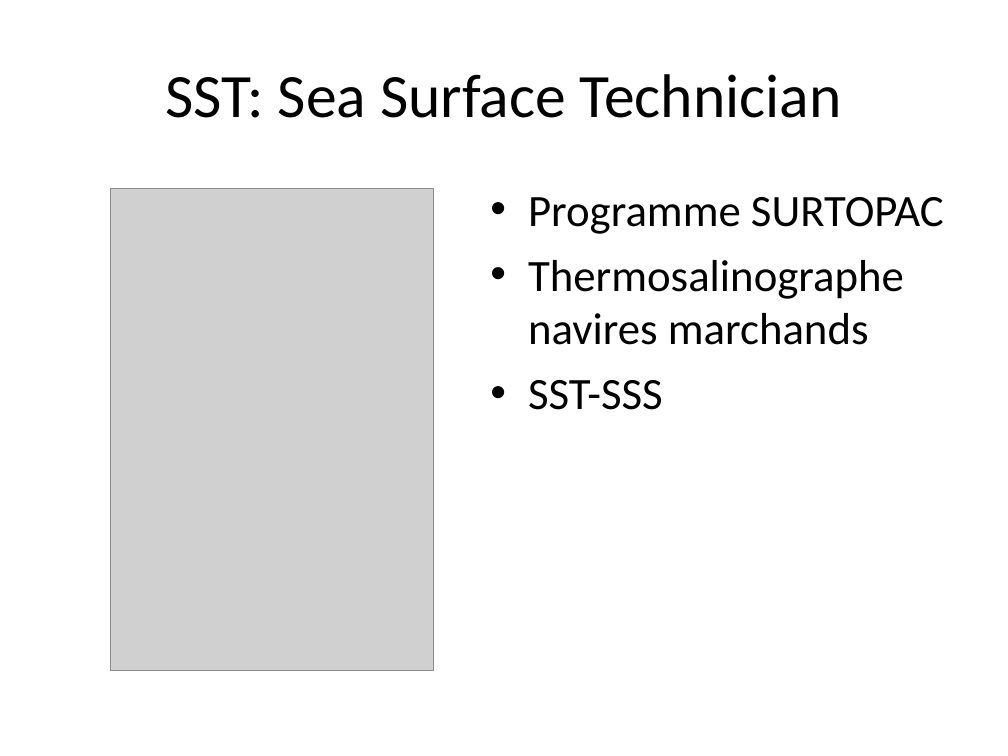
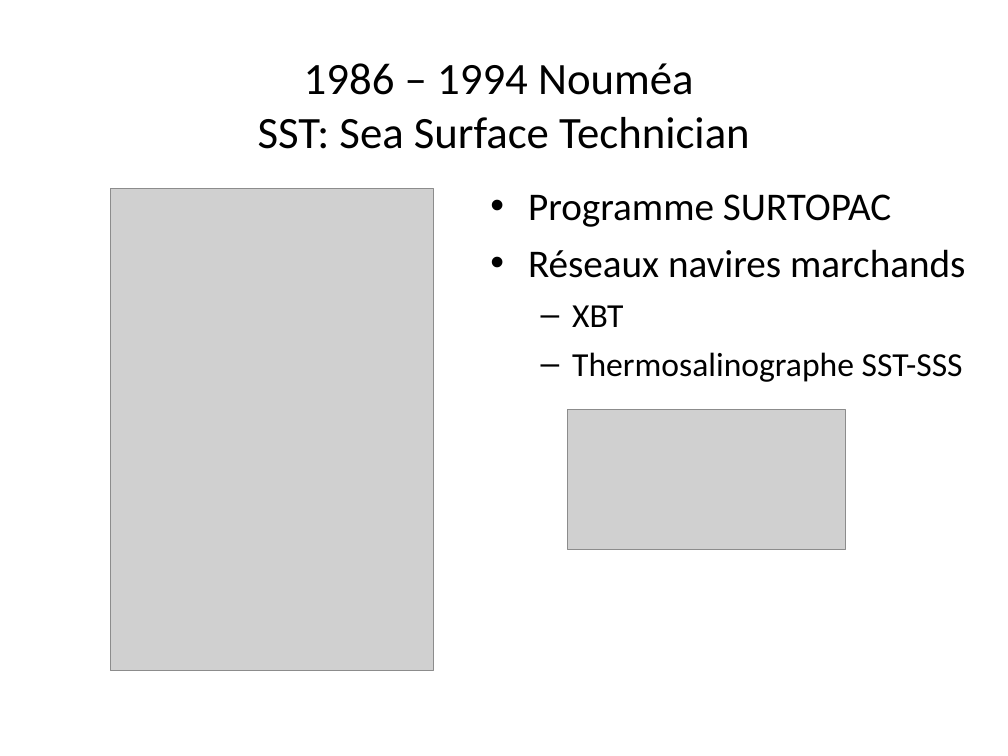
Before and after one commit to jgrelet/course-object-programing-with-Matlab, a slide deck: slide 3 of Introduction à la programmation objet avec Matlab.ppt. Drawn at 1008x756 pixels with LibreOffice and Linux fonts; fonts in the diff are those of the drawing; grey boxes stand for pictures. Boxes give left, top, right and bottom in pixels: in the first picture for what was removed or moved away, otherwise in the second. Text is boxed around its words. In the diff, an @@ line names an element or a change of style, - is before the commit and + after.

```diff
--- a/Introduction à la programmation objet avec Matlab.ppt
+++ b/Introduction à la programmation objet avec Matlab.ppt
@@ title at (258,63,750,149): text changed; size 44 to 32 pt @@
-SST: Sea Surface Technician
+1986 – 1994 Nouméa
+SST: Sea Surface Technician
@@ text at (528,194,892,227): size 32 to 28 pt in "Programme SURTOPAC"; less space between paragraphs @@
@@ text at (528,249,965,382): text changed; size 32 to 24 pt @@
-• Thermosalinographe navires marchands
-• SST-SSS
+• Réseaux navires marchands
+  – XBT
+  – Thermosalinographe SST-SSS
@@ picture added at (568,409,846,549) @@
```
Also in this commit, not shown: 4 other slides changed, 12 slides added, 10 slides removed, 8 other files.
